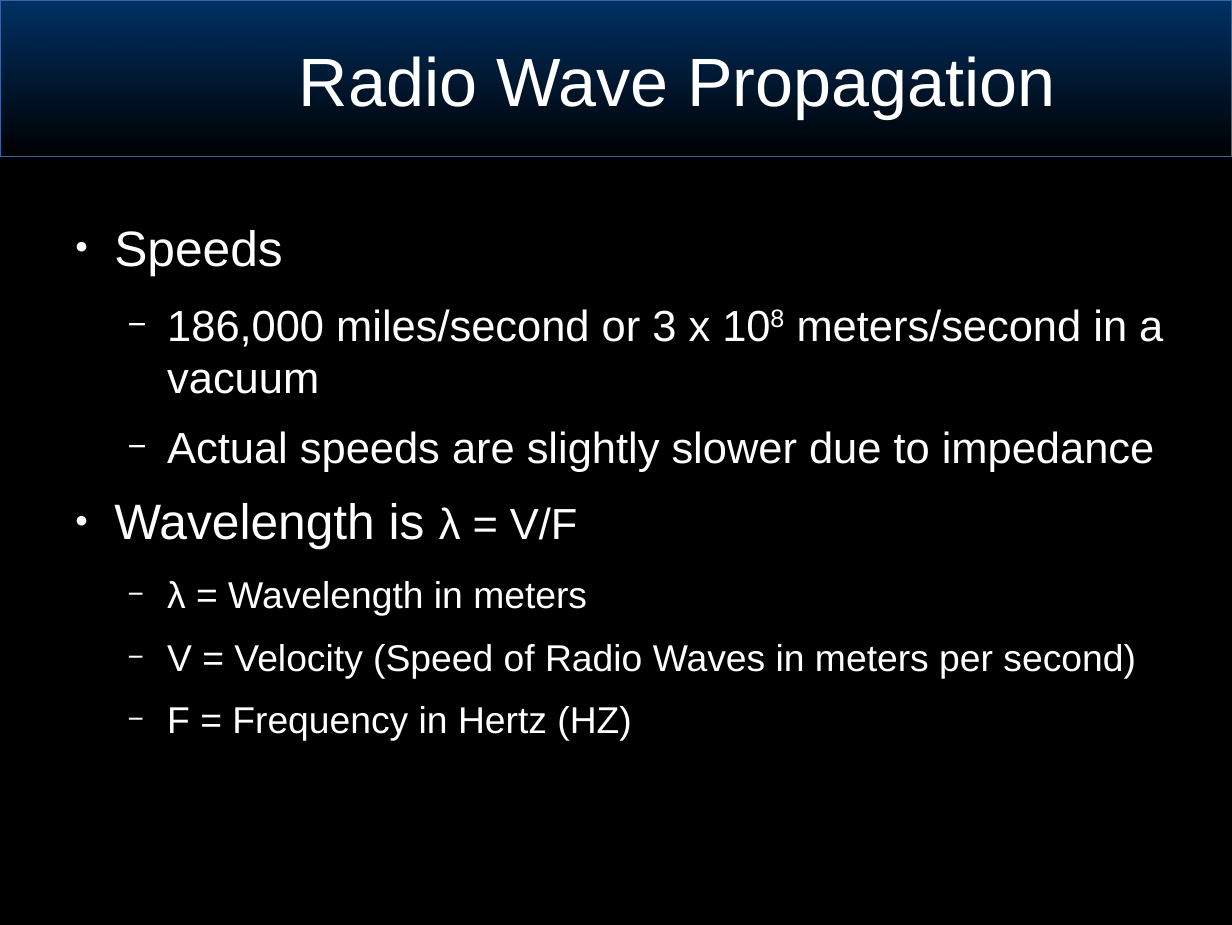
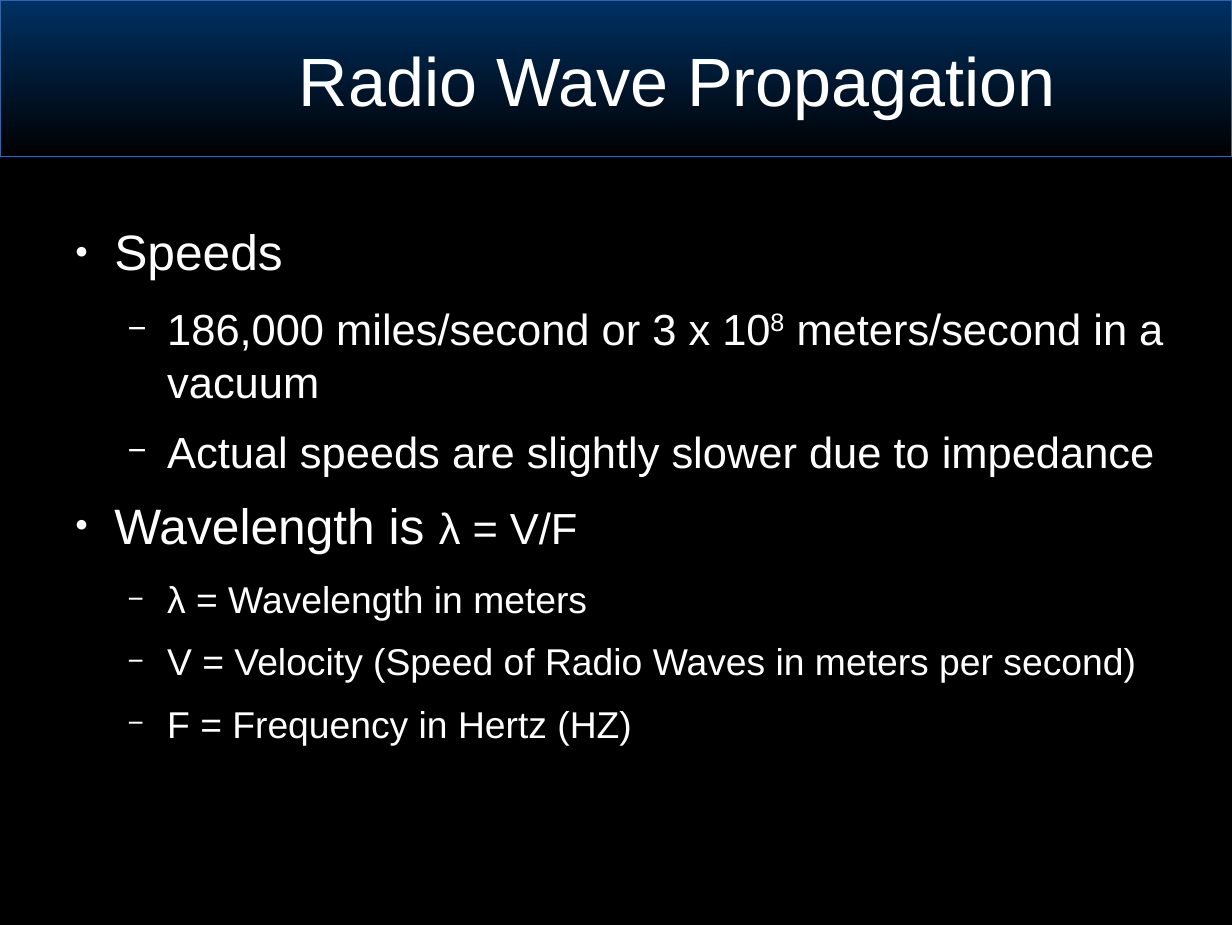
Before and after one commit to joeblankenship1/BRW_ANT_CLASS, a slide deck: slide 4 of BasicSignalsConcepts.odp (slide 3 before the commit). Drawn at 1232x925 pixels with LibreOffice and Linux fonts; fonts in the diff are those of the drawing; background and template pictures are left out. Boxes give left, top, right and bottom in pixels: in the first picture for what was removed or moved away, otherwise in the second. Text is boxed around its words. In the diff, an @@ line names an element or a change of style, - is before the commit and + after.

```diff
--- a/BasicSignalsConcepts.odp
+++ b/BasicSignalsConcepts.odp
@@ text "Speeds" moved from (x1=114, y1=230, x2=1163, y2=741) to (x1=114, y1=234, x2=1163, y2=745) @@
```
Also in this commit, not shown: 2 other slides changed, 1 slide added.
